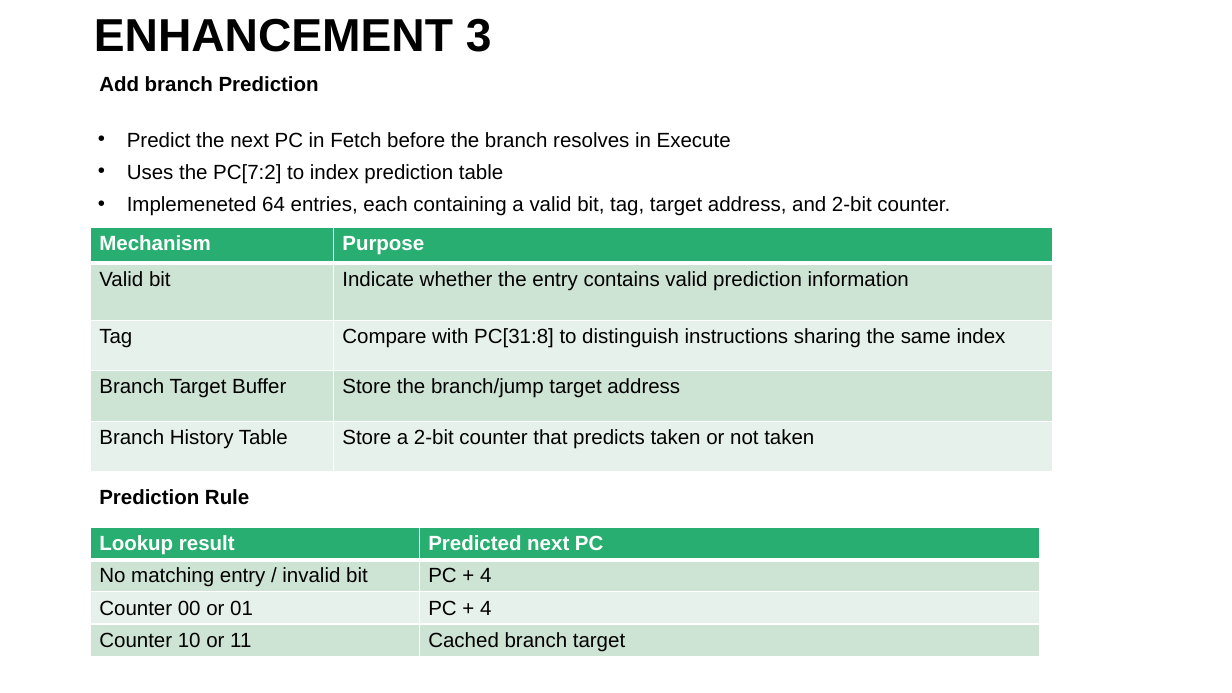
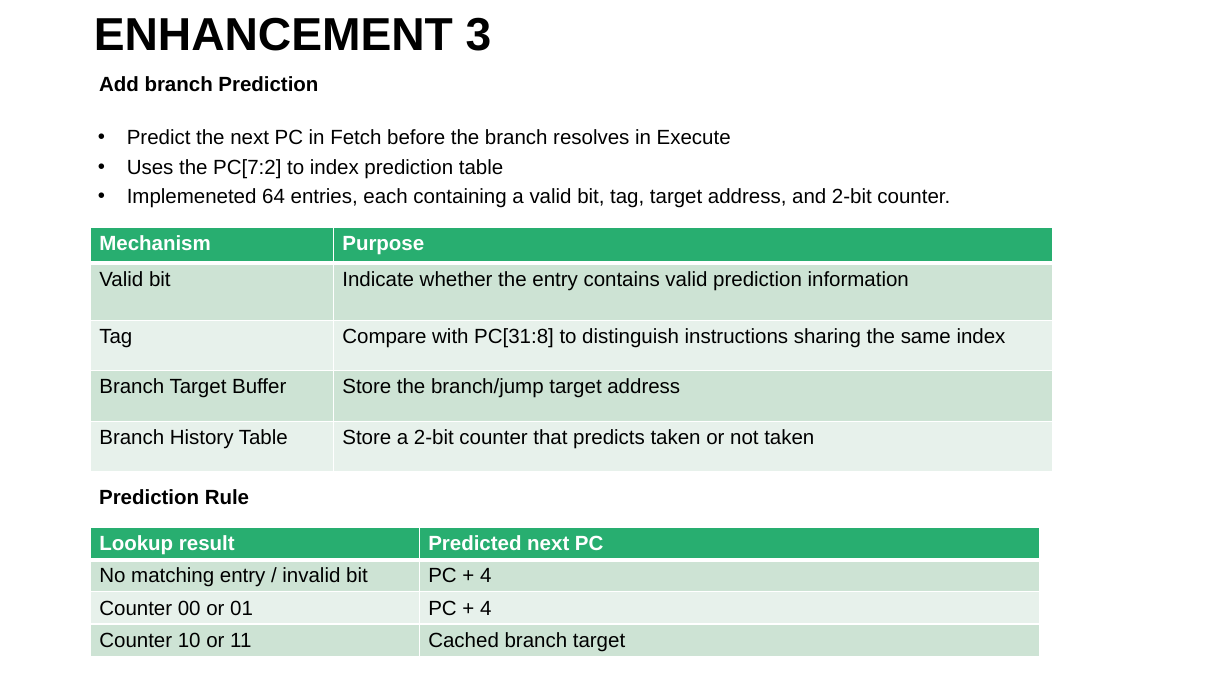
Before and after one commit to asytrix99/FPGA-Based-Pipelined-RISC-V-Processor, a slide deck: slide 3 of Asst_04/Enhancement.pptx. Drawn at 1232x693 pixels with LibreOffice and Linux fonts; fonts in the diff are those of the drawing. Boxes give left, top, right and bottom in pixels: in the first picture for what was removed or moved away, otherwise in the second. Text is boxed around its words. In the diff, an @@ line names an element or a change of style, - is before the commit and + after.

```diff
--- a/Asst_04/Enhancement.pptx
+++ b/Asst_04/Enhancement.pptx
@@ text "Predict the next PC in ..." at (127,129,950,208): line spacing 1.3 to 1.2 @@
```
Also in this commit, not shown: 5 other slides changed, 3 other files.
